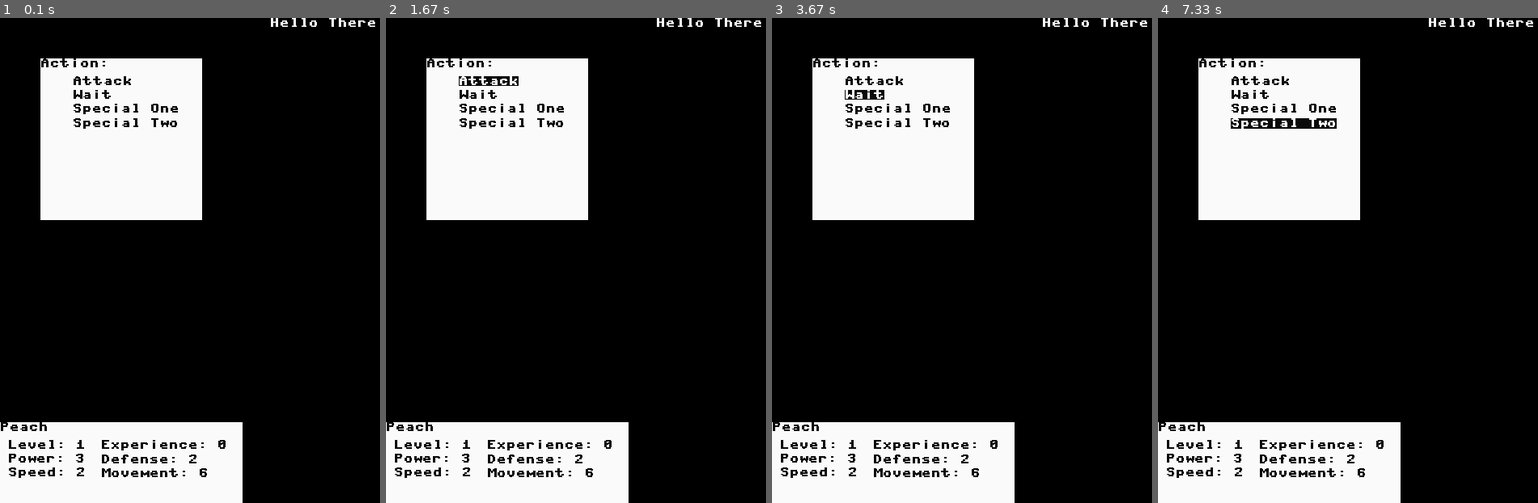
Above: before the commit, frames 1-4 (left to right).
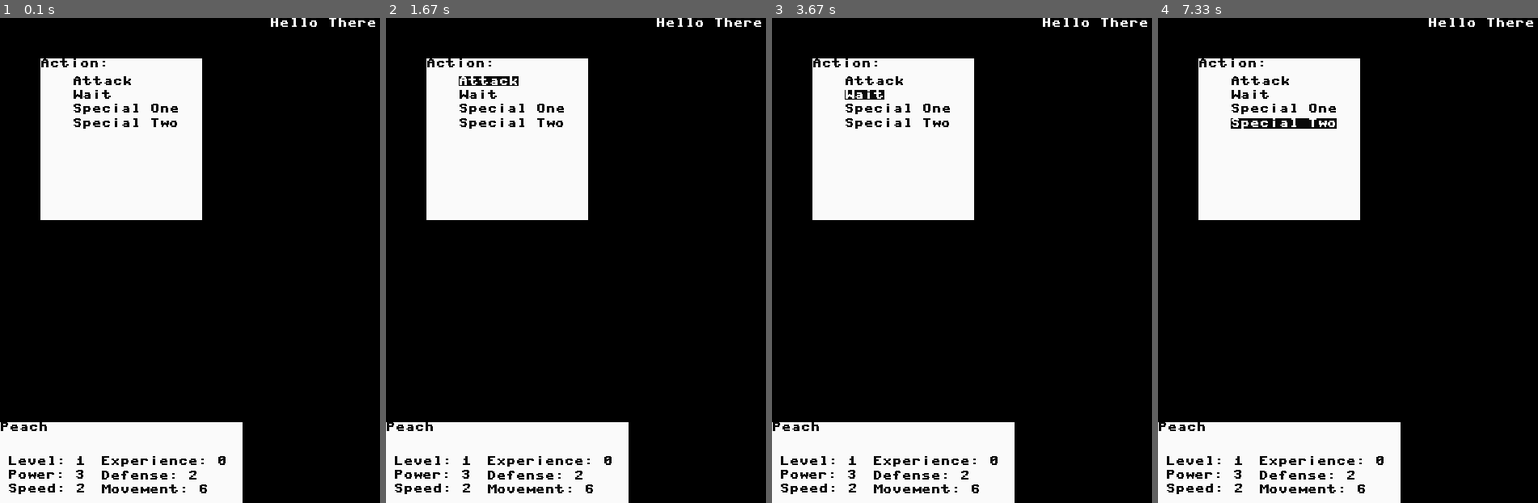
Above: after the commit, the same moments.

Repository: BenLiyanage/AncientOne
Game: pygame game, started from UIUnitTest.py
Same seed, same stepped clock (60 frames per second), same inputs: the game is played once before the commit and once after it. The source is Python 2; it was converted automatically to run under Python 3.
Inputs (mouse positions are in pixels of both pictures, inside the frame that each line leads up to):
- Up to frame 1 (0.1 s): no input
- Up to frame 2 (1.67 s): press the mouse at (477, 95) at 0.37 s; move the mouse to (667, 173) at 0.47 s; release the mouse at (outside the picture) at 0.6 s; hold Up 0.67-1.13 s; hold Down 1.17-1.47 s; hold Up from 1.5 s (still down)
- Up to frame 3 (3.67 s): release Up at 1.87 s; hold Down 1.9-2.27 s; hold Up 2.3-2.6 s; hold Down 2.63-2.93 s; hold Up 2.97-3.33 s; hold Down from 3.37 s (still down)
- Up to frame 4 (7.33 s): release Down at 3.73 s; hold Up 3.77-4.07 s; hold Down 4.1-4.4 s; hold Up 4.43-4.8 s; hold Down 4.83-5.2 s; hold Up 5.23-5.53 s; hold Down 5.57-5.87 s; hold Up 5.9-6.27 s; hold Down 6.3-6.67 s; hold Up 6.7-7 s; press the mouse at (1283, 110) at 7.07 s; move the mouse to (1283, 115) at 7.17 s; release the mouse at (1279, 119) at 7.3 s

The runs differ from the first frame. In frame 1, 1.3% of the frame differs, in the area x 2-60%, y 87-99%; in frame 2, 1.3%; in frame 3, 1.3%; in frame 4, 1.3%.

Commit message:
tweaked ui a bit

Diff:
--- a/ui.py
+++ b/ui.py
@@ -35,7 +35,7 @@
 
 		# First Column
 		xOffset = 10
-		yOffset = self._titlePosition.bottom+10
+		yOffset = self._titlePosition.bottom+30
 
 		yOffset = self.AddTip("Level: " + str(character.Level()), "", xOffset, yOffset) + 5
 		yOffset = self.AddTip("Power: " + str(character.Power()), "", xOffset, yOffset) + 5
@@ -43,7 +43,7 @@
 
 		# Second Column
 		xOffset = 125
-		yOffset = self._titlePosition.bottom+10
+		yOffset = self._titlePosition.bottom+30
 
 		yOffset = self.AddTip("Experience: " + str(character.Experience()), "", xOffset, yOffset) + 5
 		yOffset = self.AddTip("Defense: " + str(character.Defense()), "", xOffset, yOffset) + 5
@@ -128,3 +128,8 @@
 		for itemNumber in range(len(self._menuItems)):
 			if self._menuItems[itemNumber]['position'].collidepoint(x - self.rect.left, y - self.rect.top):
 				return itemNumber
+
+
+class LevelUpScreen(InfoBox):
+	def __init__(self, c1, c2, c3, c4):
+		print "stub"
